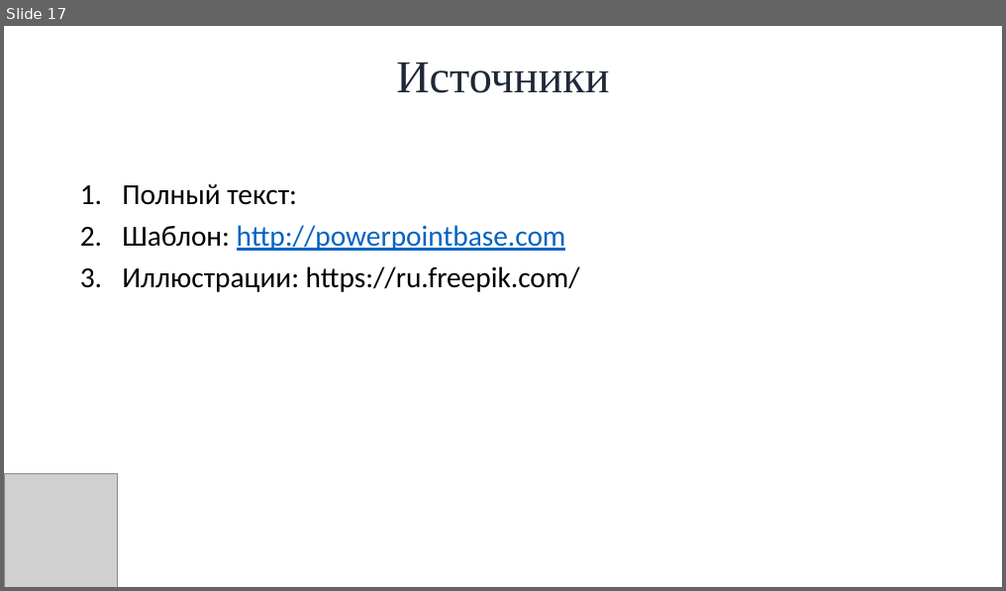
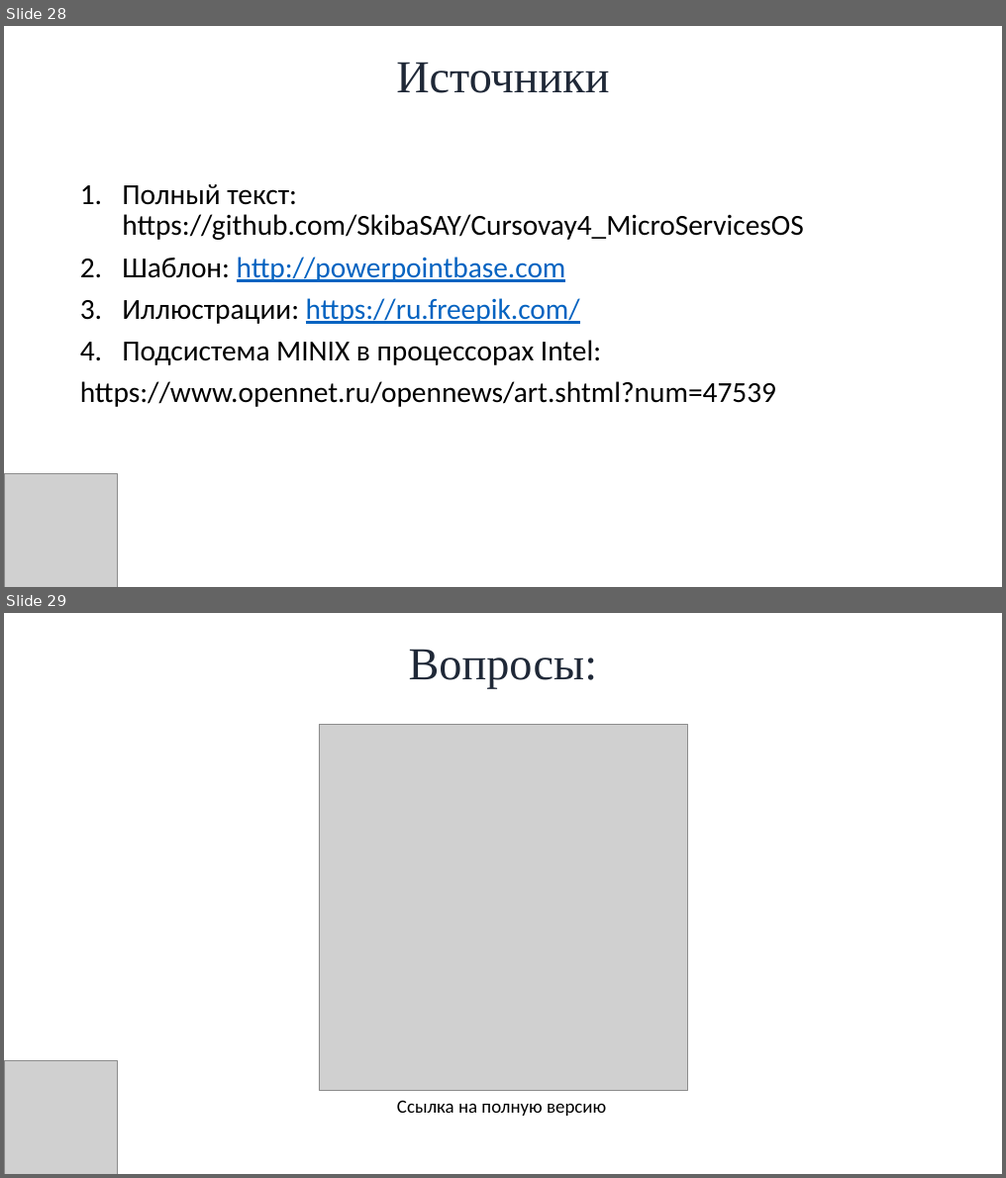
Before and after one commit to SkibaSAY/Cursovay4_MicroServicesOS, a slide deck: Путь в науку 2024/Микросервисная архитектура в ОС.pptx. Shown one above the other, each under a label of ours: slide 17 before the commit, slides 28 and 29 after it. The pictures are 1006x591 and 1006x1178 pixels, drawn with LibreOffice and Linux fonts; fonts in the diff are those of the drawing; grey boxes stand for pictures; background and template pictures are left out. Boxes give left, top, right and bottom in pixels: in the first picture for what was removed or moved away, otherwise in the second. Text is boxed around its words. In the diff, an @@ line names an element or a change of style, - is before the commit and + after.

```diff
--- a/Путь в науку 2024/Микросервисная архитектура в ОС.pptx
+++ b/Путь в науку 2024/Микросервисная архитектура в ОС.pptx
@@ slide 29 added at (4,613,1002,1174), background picture (left out) @@
@@ title added at (409,649,597,689), 44 pt, text gradient #1F2837 to #930416 @@
+Вопросы:
@@ picture added at (319,725,687,1090) @@
@@ picture added at (4,1061,117,1174) @@
@@ text added at (397,1100,606,1116), 18 pt, text #000000 @@
+Ссылка на полную версию
@@ what was slide 17 is now slide 28 @@
@@ slide 28 changed as well @@
@@ text at (122,184,803,240): text changed @@
-1. Полный текст:
+1. Полный текст: https://github.com/SkibaSAY/Cursovay4_MicroServicesOS
@@ text at (122,298,580,324): text colour #000000 to #0563C1, underline on in "https://ru.freepik.com/" @@
@@ text at (80,340,776,407): paragraphs added @@
+4. Подсистема MINIX в процессорах Intel:
+https://www.opennet.ru/opennews/art.shtml?num=47539
```
Also in this commit, not shown: 2 other slides changed, 11 other slides added, 2 other files.
